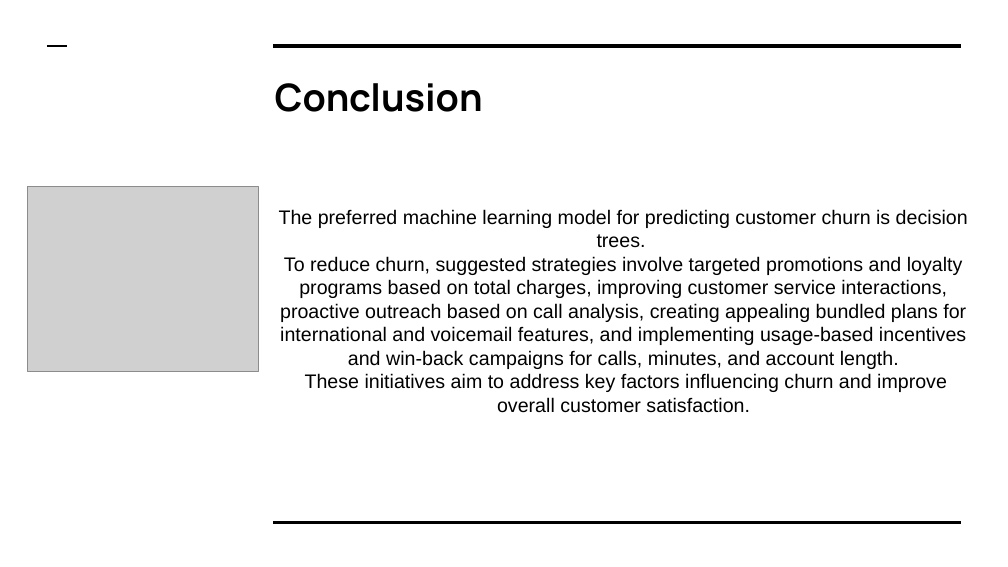
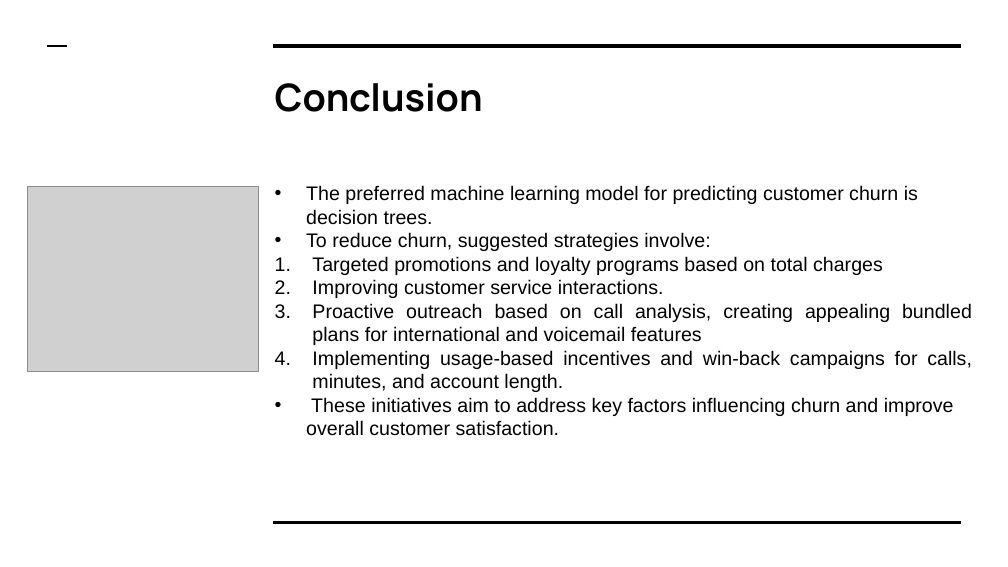
Before and after one commit to Nzuuko/Phase-3-Project, a slide deck: slide 14 of SyriaTel Customer Churn Predictive Analysis.pptx. Drawn at 1008x567 pixels with LibreOffice and Linux fonts; fonts in the diff are those of the drawing; grey boxes stand for pictures. Boxes give left, top, right and bottom in pixels: in the first picture for what was removed or moved away, otherwise in the second. Text is boxed around its words. In the diff, an @@ line names an element or a change of style, - is before the commit and + after.

Commit message:
ppt2

```diff
--- a/SyriaTel Customer Churn Predictive Analysis.pptx
+++ b/SyriaTel Customer Churn Predictive Analysis.pptx
@@ text at <box>306,185,954,436</box>: alignment centre to left; bullet none to • @@
@@ text at <box>306,232,972,392</box>: text changed @@
-To reduce churn, suggested strategies involve targeted promotions and loyalty programs based on total charges, improving customer service interactions, proactive outreach based on call analysis, creating appealing bundled plans for international and voicemail features, and implementing usage-based incentives and win-back campaigns for calls, minutes, and account length.
+• To reduce churn, suggested strategies involve:
+1. Targeted promotions and loyalty programs based on total charges
+2. Improving customer service interactions.
+3. Proactive outreach based on call analysis, creating appealing bundled plans for international and voicemail features
+4. Implementing usage-based incentives and win-back campaigns for calls, minutes, and account length.
```
Also in this commit, not shown: 1 other slide changed.
